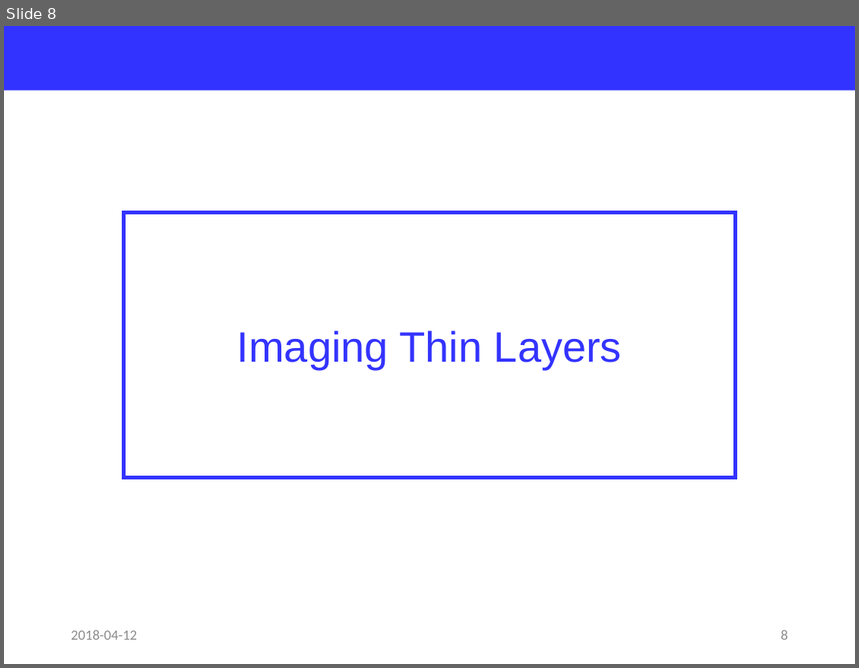
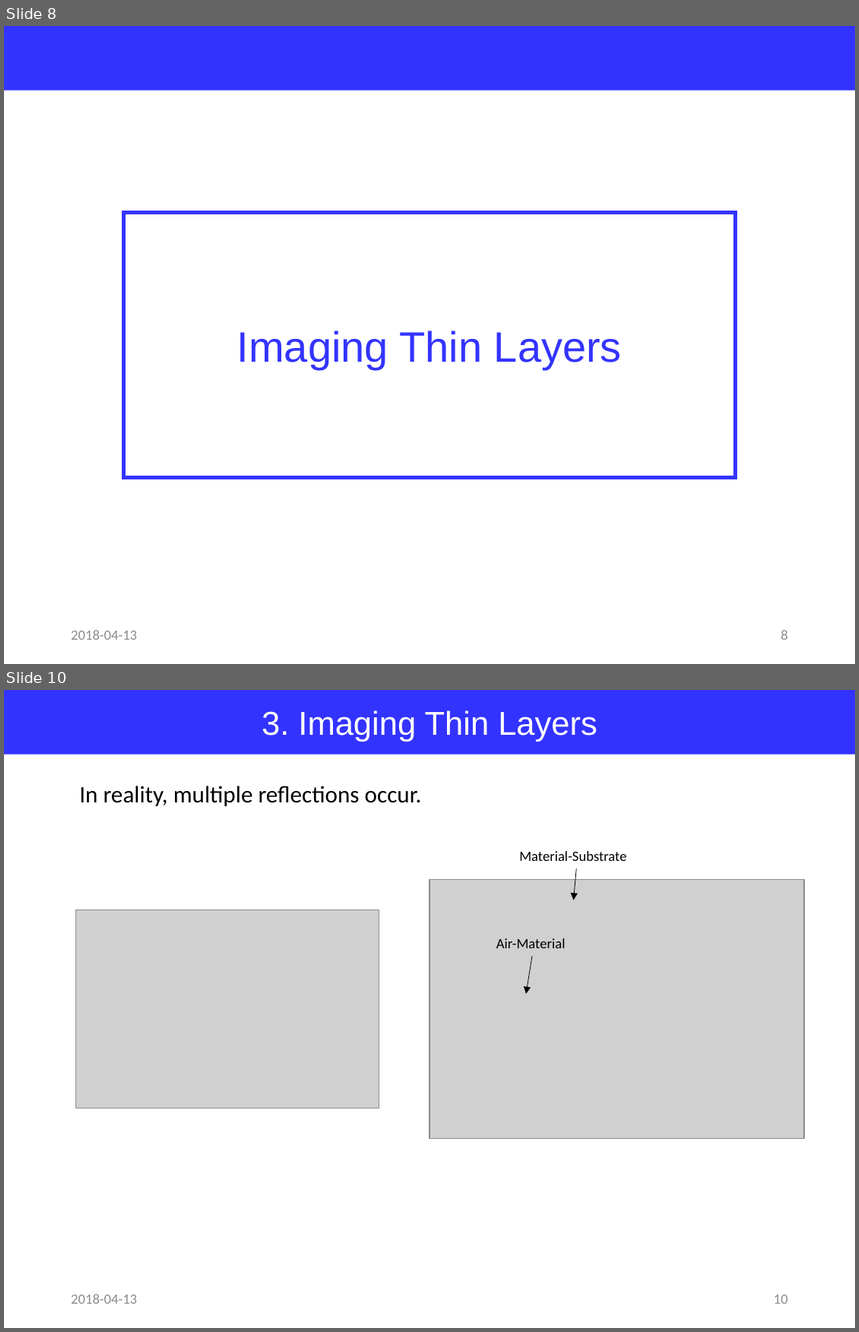
Before and after one commit to jglee96/NBTP_Lab, a slide deck: Terahertz Metrology/Ch7/Terahertz Metrology_Ch7.pptx. Shown one above the other, each under a label of ours: slide 8 before the commit, slides 8 and 10 after it; the slides between them are not shown. The pictures are 859x668 and 859x1332 pixels, drawn with LibreOffice and Linux fonts; fonts in the diff are those of the drawing; grey boxes stand for pictures. Boxes give left, top, right and bottom in pixels: in the first picture for what was removed or moved away, otherwise in the second. Text is boxed around its words. In the diff, an @@ line names an element or a change of style, - is before the commit and + after.

```diff
--- a/Terahertz Metrology/Ch7/Terahertz Metrology_Ch7.pptx
+++ b/Terahertz Metrology/Ch7/Terahertz Metrology_Ch7.pptx
@@ slide 10 added at <box>4,690,855,1328</box>, background #FFFFFF @@
@@ rectangle added at <box>4,690,855,755</box>, fill #3333FF, 28 pt, text #FFFFFF @@
+3. Imaging Thin Layers
@@ text added at <box>79,786,422,806</box>, 20 pt, text #000000 @@
+In reality, multiple reflections occur.
@@ text added at <box>519,851,626,861</box>, 12 pt, text #000000 @@
+Material-Substrate
@@ arrow added from (577, 869) to (573, 901), #000000 0.5 pt @@
@@ picture added at <box>430,880,804,1139</box> @@
@@ picture added at <box>75,910,379,1109</box> @@
@@ text added at <box>496,939,566,948</box>, 12 pt, text #000000 @@
+Air-Material
@@ arrow added from (533, 955) to (526, 994), #000000 0.5 pt @@
@@ text added at <box>71,1294,137,1304</box>, 12 pt, text #8C8C8C @@
+2018-04-13
@@ page number added at <box>774,1295,788,1304</box>, 12 pt, text #8C8C8C @@
+10
@@ slide 8 changed as well @@
@@ text at <box>71,630,137,640</box>: text changed @@
-2018-04-12
+2018-04-13
```
Also in this commit, not shown: 8 other slides changed, 5 other slides added, 1 slide removed.
